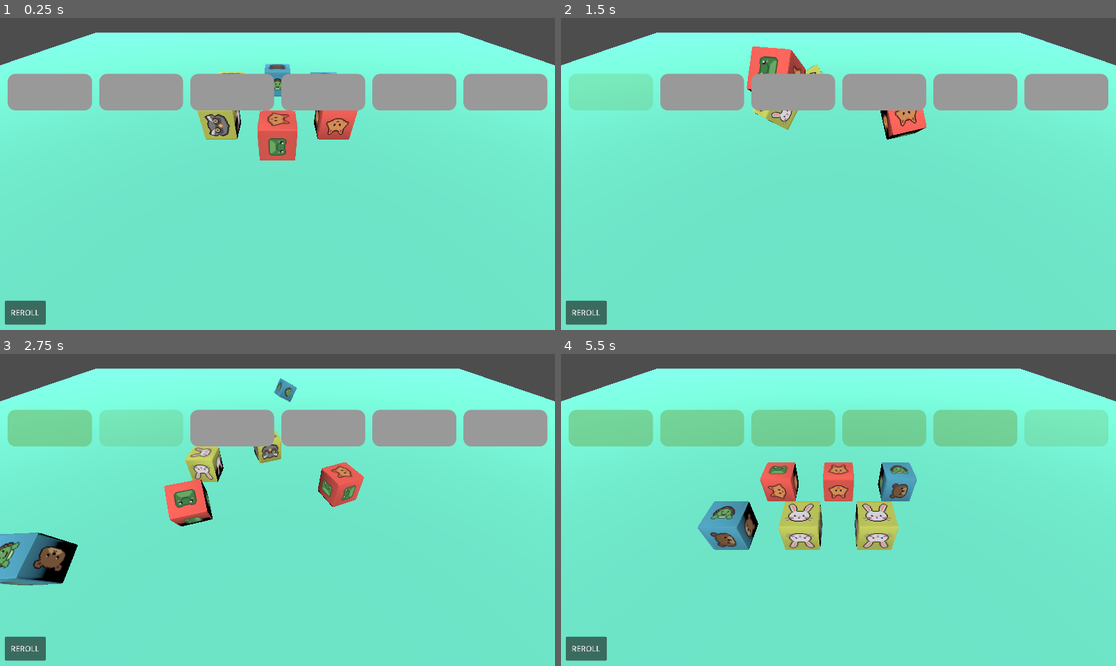
Above: before the commit, frames 1-4 (two rows, left to right).
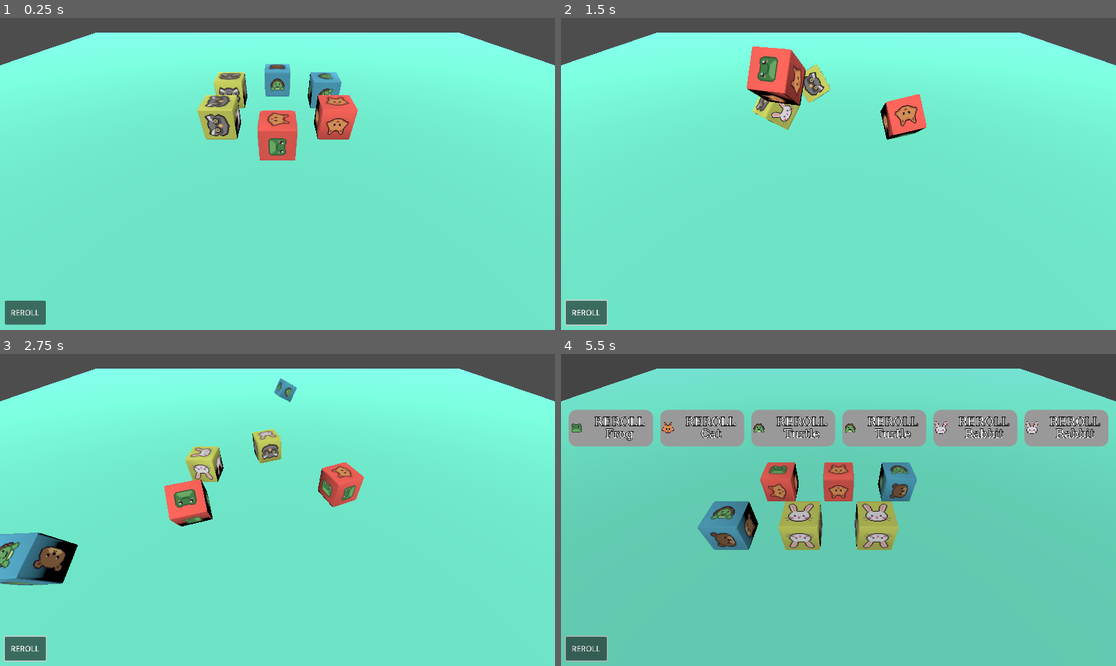
Above: after the commit, the same moments.

Repository: nsoilis/animal-dice
Game: Godot game, scene res://scenes/Main.tscn
Same seed, same stepped clock (60 frames per second), same inputs: the game is played once before the commit and once after it.
Inputs (mouse positions are in pixels of both pictures, inside the frame that each line leads up to):
- Up to frame 1 (0.25 s): no input
- Up to frame 2 (1.5 s): click "REROLL" at 0.5 s; click (610, 92) at 1.27 s
- Up to frame 3 (2.75 s): click (138, 428) at 2.02 s
- Up to frame 4 (5.5 s): click (794, 428) at 2.77 s; click (882, 428) at 3.52 s; click (977, 428) at 4.27 s; click (1066, 428) at 5.02 s

The runs differ from the first frame. In frame 1, 11% of the frame differs, in the area x 1-99%, y 17-30%; in frame 2, 11%; in frame 3, 11%; in frame 4, 88%, in the area x 0-100%, y 4-100%.

Commit message:
Finished UI locking dice, added text to buttons

Diff:
--- a/new-game-project/main.gd
+++ b/new-game-project/main.gd
@@ -19,12 +19,13 @@
 # === Die Face Visuals ===
 @export var face_textures: Array[Texture2D] = []
 
+
 # === Internal State ===
 var dice: Array[RigidBody3D] = []
 var spawn_logs: Array[String] = []
-var _layout_tween = null
 var settled_count := 0
 var _should_print := false
+var expected_settles := 0
 
 var held: Array = []
 var hold_buttons: Array = []
@@ -42,6 +43,7 @@
 
 
 func _ready() -> void:
+	$CanvasLayer.visible = false
 	held.resize(TOTAL_DICE)
 	for i in range(TOTAL_DICE):
 		held[i] = false
@@ -62,9 +64,95 @@
 
 func _on_hold_toggled(pressed: bool, idx: int) -> void:
 	held[idx] = pressed
-	hold_buttons[idx].modulate = Color(1,1,1,0.5) if pressed else Color(1,1,1,1)
-
-
+	hold_buttons[idx].modulate = Color(1, 1, 1, 1)
+
+	var die: RigidBody3D = dice[idx]
+
+	# Freeze the die while held so it can't be moved or nudged
+	die.freeze = pressed
+	die.sleeping = pressed
+
+	# Visually lower or raise the die
+	_tween_die_into_ground(die, pressed)
+
+	# === Update the button label to reflect new state ===
+	var label = "Locked" if held[idx] else "Reroll"
+	var face_idx = die.get_meta("face_idx") if die.has_meta("face_idx") else -1
+	if face_idx != -1 and die.face_textures.size() > face_idx:
+		var animal = die.creature_scenes[face_idx].resource_path.get_file().get_basename().replace("creature_", "").capitalize()
+		hold_buttons[idx].icon = die.face_textures[face_idx]
+		hold_buttons[idx].text = "%s\n%s" % [label.to_upper(), animal]
+
+
+
+
+func _set_die_collision_enabled(die: Node, enabled: bool) -> void:
+	_update_collision_recursive(die, enabled)
+
+func _update_collision_recursive(node: Node, enabled: bool) -> void:
+	var mask_bit = 1 << 1  # Layer 2
+	var layer_bit = 1 << 1  # Layer 2
+
+	if node.has_method("get_collision_layer") and node.has_method("set_collision_layer"):
+		if enabled:
+			if node.has_meta("orig_layer"):
+				node.collision_layer = node.get_meta("orig_layer")
+		else:
+			node.set_meta("orig_layer", node.collision_layer)
+			node.collision_layer &= ~layer_bit
+
+	if node.has_method("get_collision_mask") and node.has_method("set_collision_mask"):
+		if enabled:
+			if node.has_meta("orig_mask"):
+				node.collision_mask = node.get_meta("orig_mask")
+		else:
+			node.set_meta("orig_mask", node.collision_mask)
+			node.collision_mask &= ~mask_bit
+
+	for child in node.get_children():
+		_update_collision_recursive(child, enabled)
+
+
+func _set_die_held_state(die: RigidBody3D, is_held: bool) -> void:
+	die.freeze = is_held  # prevents nudging or being moved by engine
+	die.sleeping = is_held  # extra safety: force sleep
+
+
+	_update_collision_recursive(die, !is_held)
+
+func _register_die(die: RigidBody3D) -> void:
+	die.set_meta("base_y", die.global_transform.origin.y)
+
+func _tween_die_into_ground(die: RigidBody3D, is_held: bool) -> void:
+	if not die.has_meta("base_y"):
+		die.set_meta("base_y", die.global_transform.origin.y)
+
+	var base_y_variant: Variant = die.get_meta("base_y")
+	if typeof(base_y_variant) != TYPE_FLOAT and typeof(base_y_variant) != TYPE_INT:
+		push_error("base_y is not a number: %s" % str(base_y_variant))
+		return
+
+	var base_y: float = float(base_y_variant)
+	var target_y: float = base_y - 0.99 if is_held else base_y
+
+	var current_pos: Vector3 = die.global_transform.origin
+	if absf(current_pos.y - target_y) < 0.001:
+		return  # Already at or very close to target, skip tween
+
+	var target_position: Vector3 = current_pos
+	target_position.y = target_y
+
+	# Kill old tween if it exists
+	if die.has_meta("tween"):
+		var old_tween = die.get_meta("tween")
+		if is_instance_valid(old_tween):
+			old_tween.kill()
+
+	var tween: Tween = create_tween()
+	die.set_meta("tween", tween)
+	tween.tween_property(die, "global_transform:origin", target_position, 0.25)\
+		.set_trans(Tween.TRANS_SINE)\
+		.set_ease(Tween.EASE_OUT)
 
 
 
@@ -81,6 +169,12 @@
 	_spawn_group(defense_die_scene, defense_count, "Defense")
 	_spawn_group(special_die_scene, special_count, "Special")
 
+	for i in range(TOTAL_DICE):
+		held[i] = false
+		hold_buttons[i].set_pressed(false)
+		hold_buttons[i].icon = null
+		hold_buttons[i].text = ""
+
 
 func _spawn_group(prefab: PackedScene, count: int, role_name: String) -> void:
 	for i in range(count):
@@ -104,89 +198,137 @@
 
 
 func _on_die_settled(face_idx: int, die: RigidBody3D) -> void:
+	# 1) remember which face landed and its exact rotation
 	die.set_meta("face_idx", face_idx)
 	die.set_meta("settled_rot", die.rotation_degrees)
-	# Extract creature name from resource path
-	var scene = die.creature_scenes[face_idx]
-	var animal = scene.resource_path.get_file()\
-		.get_basename()\
-		.replace("creature_", "")\
-		.capitalize()
-
+
+	# 2) log the spawn message
+	var scene  = die.creature_scenes[face_idx]
+	var animal = scene.resource_path.get_file().get_basename().replace("creature_", "").capitalize()
 	spawn_logs.append("%s spawned: %s (face %d)" % [die.name, animal, face_idx])
 	settled_count += 1
 
-	if _should_print and settled_count == TOTAL_DICE:
+	# 3) update the corresponding HoldButton’s icon & text
+	var idx = dice.find(die)
+	if idx != -1:
+		# pull the texture from the die itself (exports in die.gd)
+		var animal_tex = die.face_textures[face_idx]
+		var label = "Locked" if held[idx] else "Reroll"
+		hold_buttons[idx].icon = animal_tex
+		hold_buttons[idx].text = "%s\n%s" % [label.to_upper(), animal]
+
+
+	# 4) once all dice have settled, do the layout and print
+	if _should_print and settled_count >= expected_settles:
+		# 1) print results
 		spawn_logs.sort()
 		for line in spawn_logs:
 			print(line)
 		print("\n***************************************\n")
+
+		# 2) wait a bit (e.g. 0.75s) before showing the hold UI
+
+
+		# 3) line up the dice
 		_layout_dice()
+
+		await get_tree().create_timer(1).timeout
+		$CanvasLayer.visible = true
+
+		# 4) reset for next round
 		_should_print = false
 		spawn_logs.clear()
 		settled_count = 0
 
 
+
+
+
 func _layout_dice() -> void:
 	const D := 0.5
 
-	if _layout_tween and _layout_tween.is_running():
-		_layout_tween.kill()
-
 	for i in range(dice.size()):
+		if held[i]:
+			continue    # leave held dice exactly where they are
 		var die = dice[i]
-		die.sleeping = true
-
-		# get your face index
-		var face_idx = die.get_meta("face_idx")
-
-		# decide your yaw via match
-		var target_yaw: float
+
+		# ─── 0) take it out of physics so it won’t move ───
+		# either sleep it:
+		die.sleeping        = true
+		die.linear_velocity = Vector3.ZERO
+		die.angular_velocity= Vector3.ZERO
+
+		# or switch to static mode (uncomment if you prefer):
+		# die.mode = PhysicsBody3D.MODE_STATIC
+
+		# ─── 1) pick the yaw you want for its face ───
+		var face_idx  = die.get_meta("face_idx")
+		var target_yaw := 0.0
 		match face_idx:
-			1: target_yaw = 0
-			2: target_yaw = 0
+			1: target_yaw =   0
+			2: target_yaw =   0
 			3: target_yaw = 270
 			4: target_yaw =  90
 			5: target_yaw = 180
 			6: target_yaw = 180
-			_: target_yaw = 0
-
-		# compute slide target
+			_: target_yaw =   0
+
+		# ─── 2) compute slide target in local space ───
 		var world_slot = dice_slots[i].global_transform.origin
 		var local_slot = $DiceContainer.to_local(world_slot)
 
-		# now tween in parallel: yaw and roll zero, plus slide
+		# ─── 3) spin & slide in parallel ───
 		var tw = create_tween()
 		tw.parallel()
 		tw.tween_property(die, "rotation_degrees:y", target_yaw, D)\
 			.set_trans(Tween.TRANS_SINE).set_ease(Tween.EASE_IN_OUT)
-
-		tw.tween_property(die, "position",          local_slot, D)\
+		tw.tween_property(die, "position",           local_slot, D)\
 			.set_trans(Tween.TRANS_SINE).set_ease(Tween.EASE_IN_OUT)
 
+		# ─── 4) (optional) switch back to rigid so you can roll again later ───
+		# die.mode = PhysicsBody3D.MODE_RIGID
+
+
+
 
 func _on_button_pressed() -> void:
-	# Prepare for output on next full settle
-	_should_print = true
-	settled_count = 0
+	const HOP_STRENGTH := 5.0
+	$CanvasLayer.visible = false
+	# prepare…
+	_should_print    = true
+	settled_count    = 0
 	spawn_logs.clear()
 
-	# Remove creatures
-	for c in $CreatureContainer.get_children():
-		c.queue_free()
-
-	# Reroll each die
-	const HOP_STRENGTH := 5.0
-	for die in dice:
-		die.linear_velocity = Vector3.ZERO
+	expected_settles = 0
+	for i in range(dice.size()):
+		if not held[i]:
+			expected_settles += 1
+
+	# debug: print which dice we think are held
+
+
+
+	if expected_settles == 0:
+		_layout_dice()
+		return
+
+	for i in range(dice.size()):
+		if held[i]:
+
+			continue
+
+
+		var die = dice[i]
+		die.linear_velocity  = Vector3.ZERO
 		die.angular_velocity = Vector3.ZERO
 
-		var t := die.global_transform
+		var t = die.global_transform
 		t.origin.y += 0.2
 		die.global_transform = t
 
 		die.apply_central_impulse(Vector3.UP * HOP_STRENGTH)
 		die.roll()
+
 
 
 func rotation_for_face(face: int) -> Vector3:
--- a/new-game-project/scenes/Main.tscn
+++ b/new-game-project/scenes/Main.tscn
@@ -11,6 +11,13 @@
 
 [sub_resource type="StandardMaterial3D" id="StandardMaterial3D_mrfeo"]
 albedo_color = Color(0.470588, 1, 0.870588, 1)
+
+[sub_resource type="FontFile" id="FontFile_tuuxa"]
+cache/0/16/0/ascent = 0.0
+cache/0/16/0/descent = 0.0
+cache/0/16/0/underline_position = 0.0
+cache/0/16/0/underline_thickness = 0.0
+cache/0/16/0/scale = 1.0
 
 [sub_resource type="StyleBoxEmpty" id="StyleBoxEmpty_7a54g"]
 
@@ -95,6 +102,7 @@
 [node name="FreeReroll" type="CanvasLayer" parent="."]
 
 [node name="Button" type="Button" parent="FreeReroll"]
+z_index = 3
 offset_left = 10.0
 offset_top = 587.0
 offset_right = 95.0
@@ -102,6 +110,14 @@
 text = "REROLL"
 
 [node name="CanvasLayer" type="CanvasLayer" parent="."]
+
+[node name="ColorRect" type="ColorRect" parent="CanvasLayer"]
+light_mask = 0
+z_index = -9
+offset_right = 1152.0
+offset_bottom = 649.0
+mouse_filter = 2
+color = Color(0, 0, 0, 0.117647)
 
 [node name="MarginContainer" type="MarginContainer" parent="CanvasLayer"]
 offset_top = 100.0
@@ -121,6 +137,11 @@
 layout_mode = 2
 size_flags_horizontal = 3
 size_flags_vertical = 3
+theme_override_colors/font_color = Color(1, 1, 1, 1)
+theme_override_colors/font_outline_color = Color(0, 0, 0, 1)
+theme_override_constants/outline_size = 4
+theme_override_fonts/font = SubResource("FontFile_tuuxa")
+theme_override_font_sizes/font_size = 24
 theme_override_styles/focus = SubResource("StyleBoxEmpty_7a54g")
 theme_override_styles/hover_pressed = SubResource("StyleBoxFlat_366if")
 theme_override_styles/hover = SubResource("StyleBoxFlat_0owln")
@@ -131,6 +152,11 @@
 layout_mode = 2
 size_flags_horizontal = 3
 size_flags_vertical = 3
+theme_override_colors/font_color = Color(1, 1, 1, 1)
+theme_override_colors/font_outline_color = Color(0, 0, 0, 1)
+theme_override_constants/outline_size = 4
+theme_override_fonts/font = SubResource("FontFile_tuuxa")
+theme_override_font_sizes/font_size = 24
 theme_override_styles/focus = SubResource("StyleBoxEmpty_7a54g")
 theme_override_styles/hover_pressed = SubResource("StyleBoxFlat_366if")
 theme_override_styles/hover = SubResource("StyleBoxFlat_0owln")
@@ -141,6 +167,11 @@
 layout_mode = 2
 size_flags_horizontal = 3
 size_flags_vertical = 3
+theme_override_colors/font_color = Color(1, 1, 1, 1)
+theme_override_colors/font_outline_color = Color(0, 0, 0, 1)
+theme_override_constants/outline_size = 4
+theme_override_fonts/font = SubResource("FontFile_tuuxa")
+theme_override_font_sizes/font_size = 24
 theme_override_styles/focus = SubResource("StyleBoxEmpty_7a54g")
 theme_override_styles/hover_pressed = SubResource("StyleBoxFlat_366if")
 theme_override_styles/hover = SubResource("StyleBoxFlat_0owln")
@@ -151,6 +182,11 @@
 layout_mode = 2
 size_flags_horizontal = 3
 size_flags_vertical = 3
+theme_override_colors/font_color = Color(1, 1, 1, 1)
+theme_override_colors/font_outline_color = Color(0, 0, 0, 1)
+theme_override_constants/outline_size = 4
+theme_override_fonts/font = SubResource("FontFile_tuuxa")
+theme_override_font_sizes/font_size = 24
 theme_override_styles/focus = SubResource("StyleBoxEmpty_7a54g")
 theme_override_styles/hover_pressed = SubResource("StyleBoxFlat_366if")
 theme_override_styles/hover = SubResource("StyleBoxFlat_0owln")
@@ -161,6 +197,11 @@
 layout_mode = 2
 size_flags_horizontal = 3
 size_flags_vertical = 3
+theme_override_colors/font_color = Color(1, 1, 1, 1)
+theme_override_colors/font_outline_color = Color(0, 0, 0, 1)
+theme_override_constants/outline_size = 4
+theme_override_fonts/font = SubResource("FontFile_tuuxa")
+theme_override_font_sizes/font_size = 24
 theme_override_styles/focus = SubResource("StyleBoxEmpty_7a54g")
 theme_override_styles/hover_pressed = SubResource("StyleBoxFlat_366if")
 theme_override_styles/hover = SubResource("StyleBoxFlat_0owln")
@@ -171,6 +212,11 @@
 layout_mode = 2
 size_flags_horizontal = 3
 size_flags_vertical = 3
+theme_override_colors/font_color = Color(1, 1, 1, 1)
+theme_override_colors/font_outline_color = Color(0, 0, 0, 1)
+theme_override_constants/outline_size = 4
+theme_override_fonts/font = SubResource("FontFile_tuuxa")
+theme_override_font_sizes/font_size = 24
 theme_override_styles/focus = SubResource("StyleBoxEmpty_7a54g")
 theme_override_styles/hover_pressed = SubResource("StyleBoxFlat_366if")
 theme_override_styles/hover = SubResource("StyleBoxFlat_0owln")
--- a/new-game-project/scenes/die.gd
+++ b/new-game-project/scenes/die.gd
@@ -27,6 +27,7 @@
 
 func _ready() -> void:
 	has_settled = false
+	connect("settled", Callable(self, "_on_signal_dummy"))
 	connect("sleeping_state_changed", Callable(self, "_on_sleeping_state_changed"))
 
 	# Assign textures to face sprites
@@ -35,6 +36,9 @@
 		if face_textures.size() > i and face_textures[i]:
 			sprite.texture = face_textures[i]
 
+func _on_signal_dummy(_a, _b):
+	# never called, it’s just for silencing the warning
+	pass
 
 func roll() -> void:
 	has_settled = false
--- a/new-game-project/scenes/die_d.tscn
+++ b/new-game-project/scenes/die_d.tscn
@@ -10,10 +10,12 @@
 [sub_resource type="BoxShape3D" id="BoxShape3D_b6nqq"]
 
 [node name="Defensive" instance=ExtResource("1_i1v1o")]
+collision_layer = 3
 face_textures = Array[Texture2D]([null, ExtResource("2_tcn7j"), ExtResource("2_tcn7j"), ExtResource("2_tcn7j"), ExtResource("3_wsxta"), ExtResource("3_wsxta"), ExtResource("3_wsxta")])
 creature_scenes = Array[PackedScene]([null, ExtResource("4_nhuj8"), ExtResource("4_nhuj8"), ExtResource("4_nhuj8"), ExtResource("5_buwsb"), ExtResource("5_buwsb"), ExtResource("5_buwsb")])
 
 [node name="MeshInstance3D" parent="." index="1"]
+layers = 3
 surface_material_override/0 = ExtResource("2_htwm1")
 surface_material_override/1 = ExtResource("2_htwm1")
 surface_material_override/2 = ExtResource("2_htwm1")
--- a/new-game-project/scenes/die_o.tscn
+++ b/new-game-project/scenes/die_o.tscn
@@ -10,10 +10,13 @@
 [sub_resource type="BoxShape3D" id="BoxShape3D_74qr6"]
 
 [node name="Offensive" instance=ExtResource("1_5oa3c")]
+collision_layer = 3
+collision_mask = 3
 face_textures = Array[Texture2D]([null, ExtResource("2_8yiuj"), ExtResource("2_8yiuj"), ExtResource("2_8yiuj"), ExtResource("3_5bajh"), ExtResource("3_5bajh"), ExtResource("3_5bajh")])
 creature_scenes = Array[PackedScene]([null, ExtResource("4_cc07r"), ExtResource("4_cc07r"), ExtResource("4_cc07r"), ExtResource("5_nurbj"), ExtResource("5_nurbj"), ExtResource("5_nurbj")])
 
 [node name="MeshInstance3D" parent="." index="1"]
+layers = 3
 surface_material_override/0 = ExtResource("2_410ri")
 surface_material_override/1 = ExtResource("2_410ri")
 surface_material_override/2 = ExtResource("2_410ri")
--- a/new-game-project/scenes/die_s.tscn
+++ b/new-game-project/scenes/die_s.tscn
@@ -10,10 +10,12 @@
 [sub_resource type="BoxShape3D" id="BoxShape3D_gdktk"]
 
 [node name="Special" instance=ExtResource("1_ggo66")]
+collision_layer = 3
 face_textures = Array[Texture2D]([null, ExtResource("2_ys8e3"), ExtResource("2_ys8e3"), ExtResource("2_ys8e3"), ExtResource("3_74drg"), ExtResource("3_74drg"), ExtResource("3_74drg")])
 creature_scenes = Array[PackedScene]([null, ExtResource("4_nltps"), ExtResource("4_nltps"), ExtResource("4_nltps"), ExtResource("5_66jgs"), ExtResource("5_66jgs"), ExtResource("5_66jgs")])
 
 [node name="MeshInstance3D" parent="." index="1"]
+layers = 3
 surface_material_override/0 = ExtResource("2_7x6tb")
 surface_material_override/1 = ExtResource("2_7x6tb")
 surface_material_override/2 = ExtResource("2_7x6tb")
Not shown: 1 places in new-game-project/scenes/Main.tscn that only renumber resources
